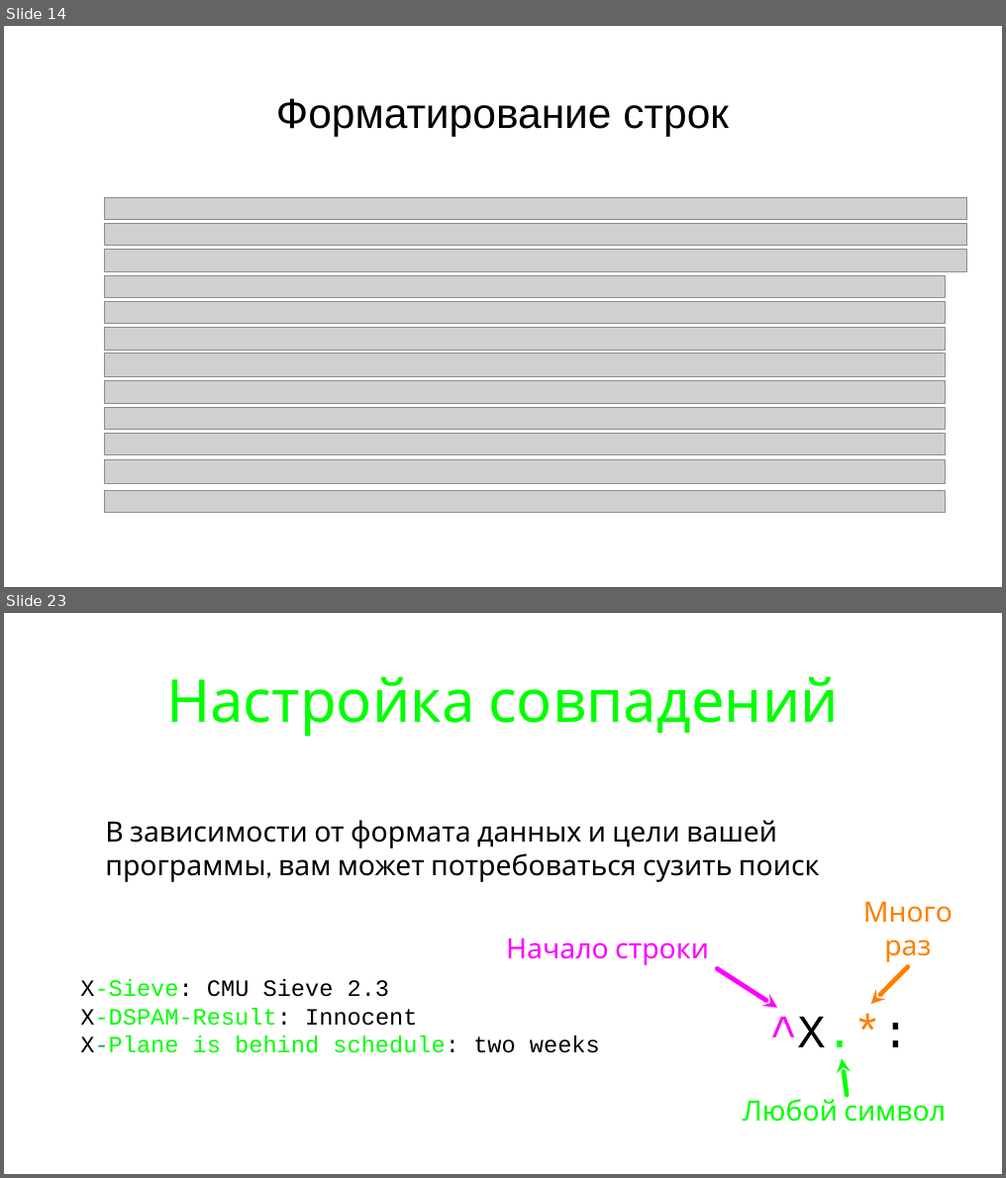
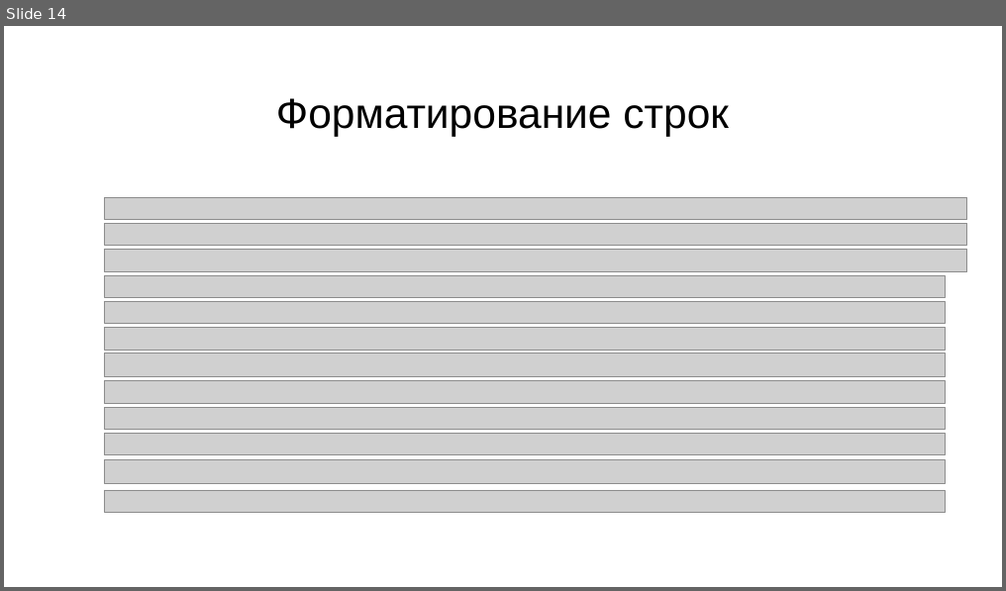
Before and after one commit to maxchv/LearnPython, a slide deck: week06/Strings.pptx. Shown one above the other, each under a label of ours: slides 14 and 23 before the commit, slide 14 after it; the slides between them are not shown. The pictures are 1006x1178 and 1006x591 pixels, drawn with LibreOffice and Linux fonts; fonts in the diff are those of the drawing; grey boxes stand for pictures. Boxes give left, top, right and bottom in pixels: in the first picture for what was removed or moved away, otherwise in the second. Text is boxed around its words. In the diff, an @@ line names an element or a change of style, - is before the commit and + after.

```diff
--- a/week06/Strings.pptx
+++ b/week06/Strings.pptx
@@ slide 23 removed at box(4, 613, 1002, 1174), background #FFFFFF @@
@@ title removed at box(166, 676, 839, 737) @@
-Настройка совпадений
@@ text removed at box(105, 820, 820, 882) @@
-• В зависимости от формата данных и цели вашей программы, вам может потребоваться сузить поиск
@@ text removed at box(863, 901, 952, 962) @@
-Много раз
@@ text removed at box(506, 938, 709, 965) @@
-Начало строки
@@ arrow removed from (717, 968) to (777, 1008) @@
@@ arrow removed from (908, 967) to (870, 1004) @@
@@ text removed at box(80, 979, 600, 1054) @@
-X-Sieve: CMU Sieve 2.3
-X-DSPAM-Result: Innocent
-X-Plane is behind schedule: two weeks
@@ text removed at box(769, 1014, 910, 1060) @@
-^X.*:
@@ arrow removed from (846, 1095) to (842, 1059) @@
@@ text removed at box(743, 1094, 945, 1122) @@
-Любой символ
```
Also in this commit, not shown: 1 slide changed, 28 other slides removed.
